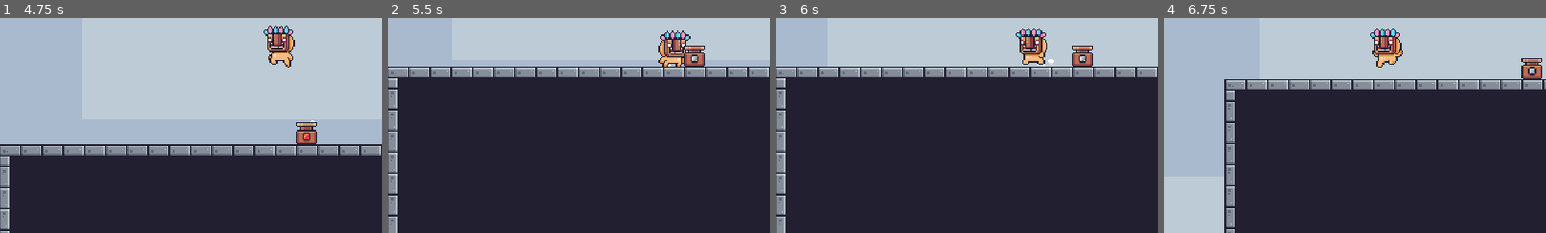
Above: before the commit, frames 1-4 (left to right).
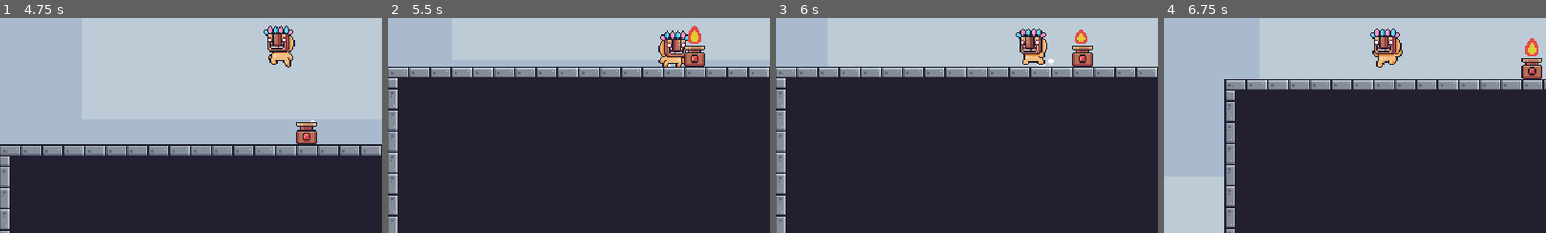
Above: after the commit, the same moments.

Repository: JonathanGoveira/pixel_adventure_pixel_frog_godot4
Game: Godot game, scene res://scenes/level/level_01.tscn
Two runs of this game, one before a commit and one after it. Both use one fixed random seed, a clock stepped at 60 frames per second and the inputs below. The project has no main scene, so this scene is started directly.
Inputs:
- Up to frame 1 (4.75 s): hold D (walk_right) 0.53-2.03 s; tap Space (jump) at 0.77, 1.52, 3.02, 3.77, 4.52 s; hold A (walk_left) 2.03-2.78 s; hold D (walk_right) 2.78-4.28 s; hold A (walk_left) from 4.28 s (still down)
- Up to frame 2 (5.5 s): release A (walk_left) at 5.03 s; hold D (walk_right) from 5.03 s (still down)
- Up to frame 3 (6 s): release D (walk_right) at 5.78 s; hold A (walk_left) from 5.78 s (still down)
- Up to frame 4 (6.75 s): keep holding A (walk_left); tap Space (jump) at 6.02 s
The pictures show only the part of the screen within x 13-63%, y 43-93%; the shares and areas given below are measured in that part.

Frame 1 is identical in both runs. In frame 2, 0.3% of the frame differs, in the area x 78-82%, y 3-20%; in frame 3, 0.2%; in frame 4, 0.3%.

Commit message:
ajust trap fire

Diff:
--- a/scenes/level/interface.tscn
+++ b/scenes/level/interface.tscn
@@ -12,10 +12,8 @@
 shadow_size = 4
 shadow_color = Color(0, 0, 0, 0.223529)
 
-[sub_resource type="Animation" id="Animation_530py"]
-resource_name = "fruits_interface"
-length = 0.17
-loop_mode = 1
+[sub_resource type="Animation" id="Animation_4xk6k"]
+length = 0.001
 tracks/0/type = "value"
 tracks/0/imported = false
 tracks/0/enabled = true
@@ -53,8 +51,10 @@
 "values": [ExtResource("3_or8tx")]
 }
 
-[sub_resource type="Animation" id="Animation_4xk6k"]
-length = 0.001
+[sub_resource type="Animation" id="Animation_530py"]
+resource_name = "fruits_interface"
+length = 0.17
+loop_mode = 1
 tracks/0/type = "value"
 tracks/0/imported = false
 tracks/0/enabled = true
--- a/scenes/trap/fire.tscn
+++ b/scenes/trap/fire.tscn
@@ -200,17 +200,15 @@
 "": SubResource("AnimationLibrary_ydrtw")
 }
 
-[node name="HitTimer" type="Timer" parent="." index="4"]
-
-[node name="StateTimer" type="Timer" parent="." index="5"]
-wait_time = 2.0
+[node name="TimerOn" type="Timer" parent="." index="4"]
+wait_time = 0.6
 one_shot = true
-autostart = true
-
-[node name="OnTimer" type="Timer" parent="." index="6"]
+
+[node name="TimerOff" type="Timer" parent="." index="5"]
+wait_time = 1.4
+one_shot = true
 
 [connection signal="body_entered" from="DetectionArea" to="." method="on_detection_area_body_entered"]
 [connection signal="animation_finished" from="Animation" to="." method="on_animation_finished"]
-[connection signal="timeout" from="HitTimer" to="." method="on_hit_timeout"]
-[connection signal="timeout" from="StateTimer" to="." method="on_state_timer_timeout"]
-[connection signal="timeout" from="OnTimer" to="." method="on_on_timeout"]
+[connection signal="timeout" from="TimerOn" to="." method="on_timer_on_timeout"]
+[connection signal="timeout" from="TimerOff" to="." method="on_timer_off_timeout"]
--- a/scripts/player/mask_dude.gd
+++ b/scripts/player/mask_dude.gd
@@ -70,6 +70,8 @@
 
 func on_stomp_area_body_entered(body) -> void:
 	if body.is_in_group("trap"):
+		#if body.turn_on():
+		#	body.turn_on()
 		var trap = body
 		#trap.activate_hit()
 
--- a/scripts/trap/fire.gd
+++ b/scripts/trap/fire.gd
@@ -2,26 +2,20 @@
 
 @onready var animation: AnimationPlayer = $Animation
 @onready var collision_shape = $Collision
-@onready var hit_timer: Timer = $HitTimer
-@onready var on_timer: Timer = $OnTimer
 @onready var detection_area = $DetectionArea
+@onready var timer_on: Timer = get_node("TimerOn")
+@onready var timer_off: Timer = get_node("TimerOff")
 
-var is_on = false
+var current_state: String = 'off'
+var is_on: bool = false
 
 func _ready() -> void:
 	animation.play("off")
-	#detection_area.connect("body_entered", self, "on_detection_area_body_entered")
-	#hit_timer.connect("timeout", self, "_on_hit_timeout")
-	#on_timer.connect("timeout", self, "_on_on_timeout")
 
 func on_detection_area_body_entered(body):
 	if body.is_in_group("mask_dude"):
-		print("mask dude colidiu")
 		if is_body_above_trap(body):
-			print("entrou aqui")
 			hit()
-		else:
-			turn_on()
 
 func is_body_above_trap(character):
 	var trap_rect = collision_shape.shape.get_rect()
@@ -30,24 +24,30 @@
 	character_rect.position += character.global_position
 	return character_rect.position.y + character_rect.size.y <= trap_rect.position.y
 
+# chama a animação de hit
 func hit():
 	animation.play("hit")
-	hit_timer.start(0.5) # Tempo da animação "Hit"
+	is_on = true # coloca a armadilha para poder ser acionada no estado on
 
-func turn_on():
-	if not is_on:
-		is_on = true
-		animation.play("on")
-		on_timer.start(1.0) # Tempo da animação "On"
+# função que verifica se uma animação acabou
+# só funciona para animações que não estão em loop
+func on_animation_finished(anim_name: String) -> void:
+	if anim_name == "hit" and is_on: # verifica se a animção de hit acabou juntamente se a variavel is_on está ativa, ou seja se a armadilha pode ser ativada
+		timer_on.start() # aciona o sinal timer_on
 
-func on_hit_timeout():
-	animation.play("off")
-	is_on = false
 
-func on_on_timeout():
-	animation.play("off")
-	is_on = false
+# função ligada a um sinal de timoeut configurada como oneshot
+func on_timer_off_timeout(): # função para o timeout de off
+	if current_state == "on": # verifica se o estado atual da animação é on
+		print("entrou no on")
+		current_state = "off" # muda a variavel de estado atual da animação para off
+		animation.play(current_state) # troca a animação atual para off
+		is_on = false # coloca a varivavel is_on para false para não ligar a animção on novamente
 
-func on_animation_finished(anim_name: String) -> void:
-	if anim_name == "hit" or anim_name == "on":
-		animation.play("off")
+# função ligada a um sinal de timoeut configurada como oneshot
+func on_timer_on_timeout(): # função para o timeout de on
+	if current_state == "off": # verifica se o estuado atual da animação é off
+		print("entrou no off")
+		current_state = "on" # muda a variavel de estado atual para on
+		animation.play(current_state) # troca a animação para on
+		timer_off.start() # aciona o sinal timer_off
